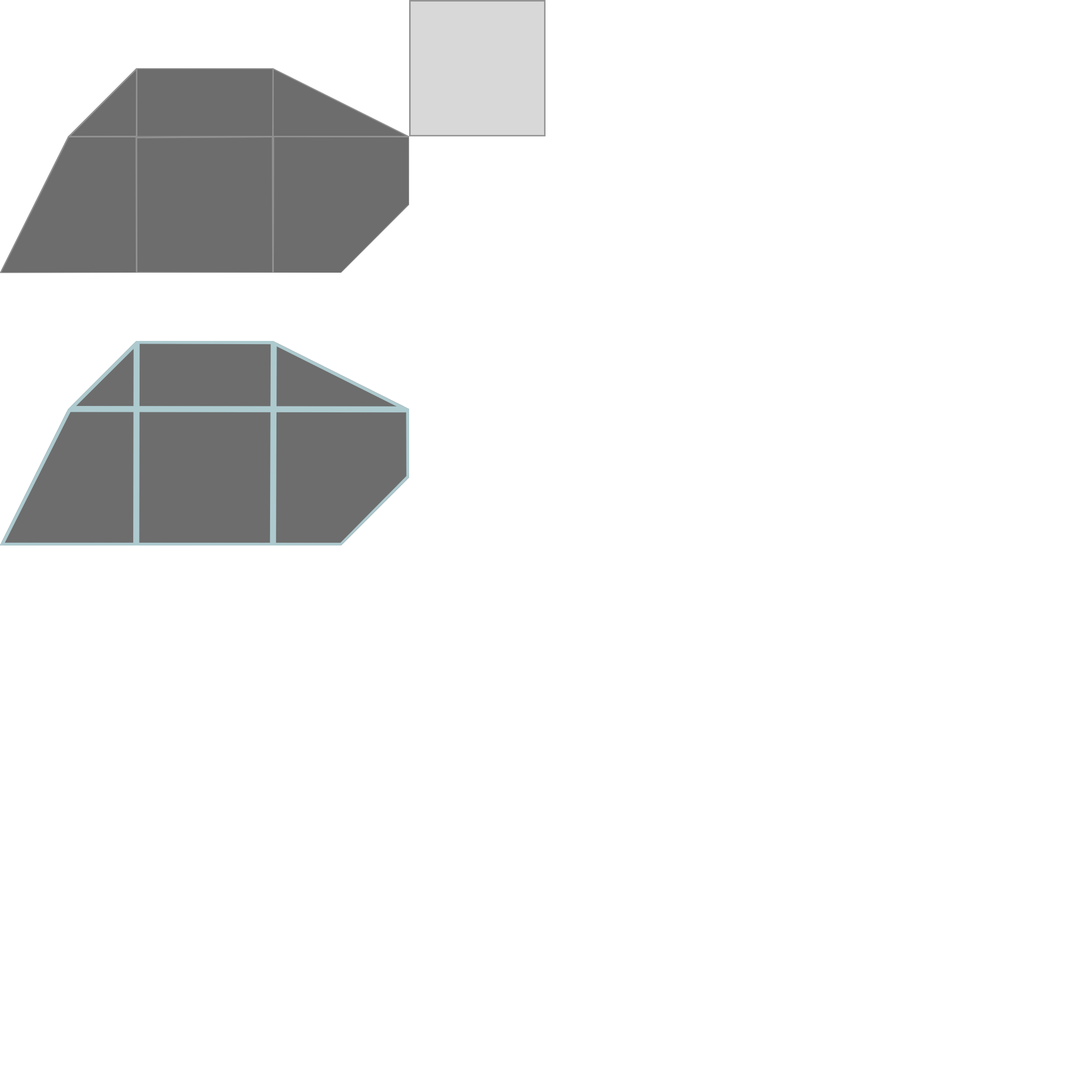
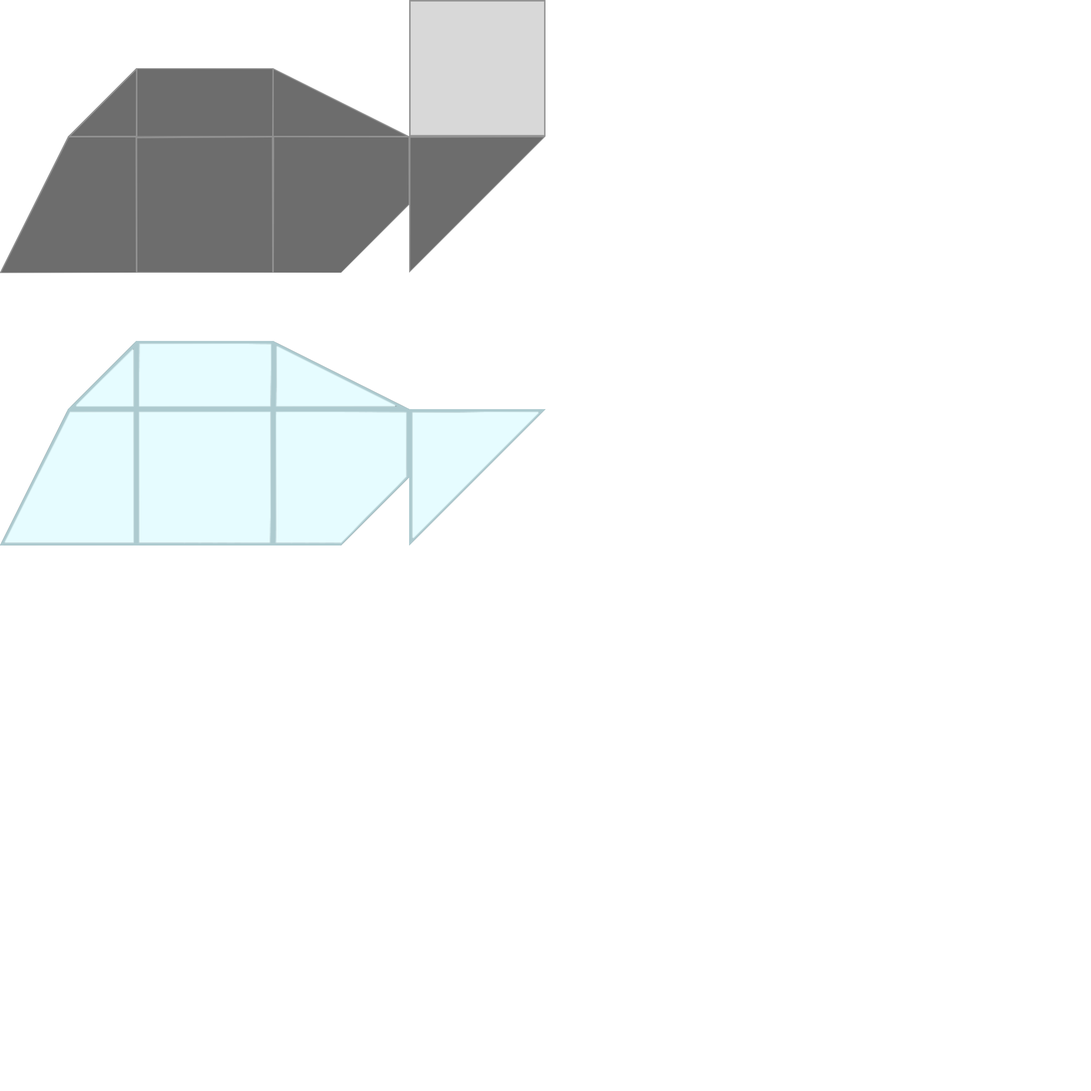
Revision of a layered (1091, 1091) image; what changed, layer by layer:
removed layer "Layer 7(pasted)" over [4, 343, 444, 546]
removed layer "Layer 3" (1st of 2) over [4, 136, 546, 546]
removed layer "Layer 6(pasted)" over [4, 343, 546, 546]
painted on "Layer 5(pasted)" over [4, 136, 546, 546]
